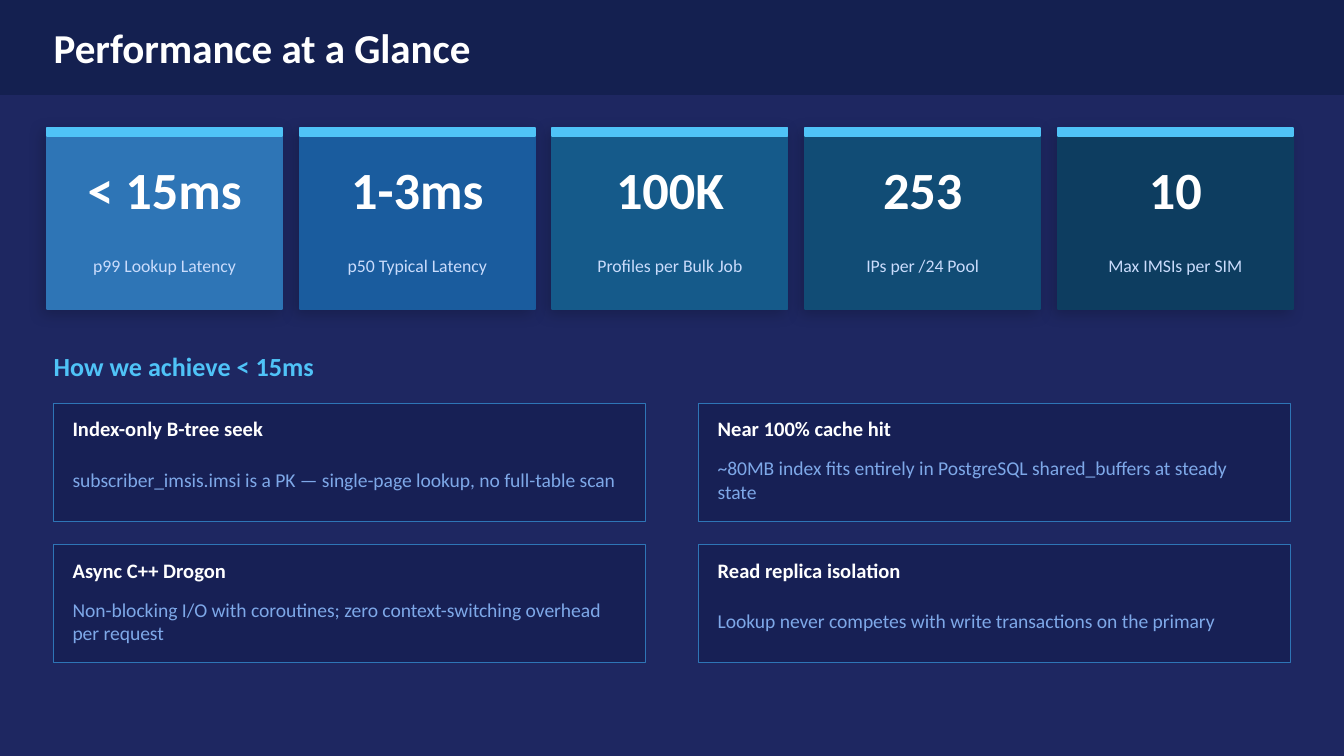
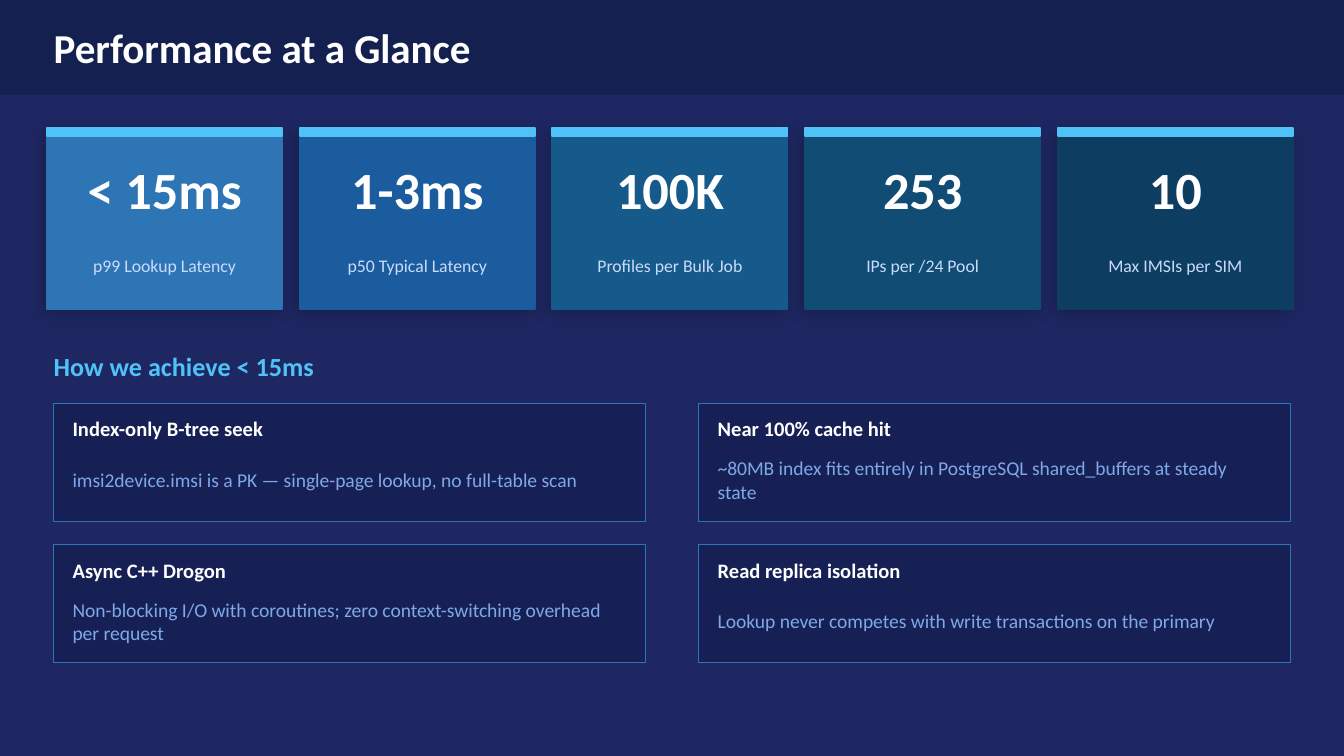
Before and after one commit to ridan5G/aaa-cloud-native, a slide deck: slide 4 of docs/aaa-platform-presentation.pptx. Drawn at 1344x756 pixels with LibreOffice and Linux fonts; fonts in the diff are those of the drawing. Boxes give left, top, right and bottom in pixels: in the first picture for what was removed or moved away, otherwise in the second. Text is boxed around its words. In the diff, an @@ line names an element or a change of style, - is before the commit and + after.

Commit message:
update to api,support 1st connect with multi apn and multi imsi and apn

```diff
--- a/docs/aaa-platform-presentation.pptx
+++ b/docs/aaa-platform-presentation.pptx
@@ text at bbox=[73, 473, 577, 491]: text changed @@
-subscriber_imsis.imsi is a PK — single-page lookup, no full-table scan
+imsi2device.imsi is a PK — single-page lookup, no full-table scan
```
Also in this commit, not shown: 10 other slides changed, 1 slide added, 36 other files.
